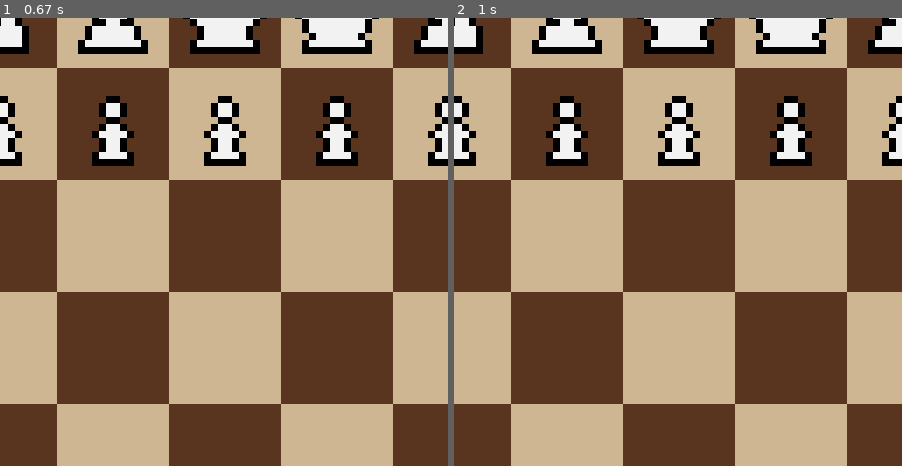
Above: before the commit, frames 1-2 (left to right).
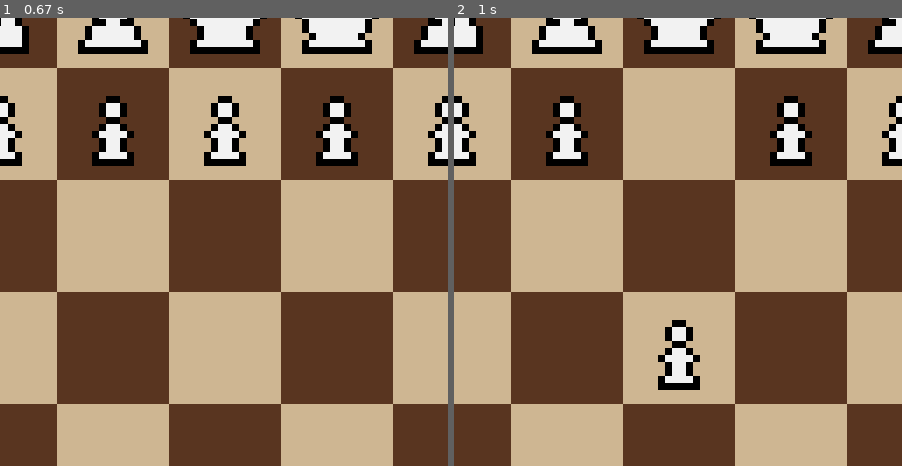
Above: after the commit, the same moments.

Repository: joshua-domantay/pygame-chess
Game: pygame game, started from main.py
Two runs of this game, one before a commit and one after it. Both use one fixed random seed, a clock stepped at 60 frames per second and the inputs below.
Inputs (mouse positions are % of the whole screen's width and height, from its top left):
- Up to frame 1 (0.67 s): type "y (at the terminal prompt)" at 0 s; type "10 (at the terminal prompt)" at 0 s; press the mouse at (44, 19) at 0.37 s; move the mouse to (45, 21) at 0.47 s; release the mouse at (46, 23) at 0.6 s
- Up to frame 2 (1 s): click (42, 46) at 0.72 s
The pictures show only the part of the screen within x 19-69%, y 7-57%; the shares and areas given below are measured in that part.

Frame 1 is identical in both runs. In frame 2, 2.1% of the frame differs, in the area x 45-55%, y 17-84%.

Commit message:
Added Pawn moves. Need to add en passant

Diff:
--- a/main.py
+++ b/main.py
@@ -38,32 +38,32 @@
             row = []
             if((i == 0) or (i == 7)):
                 Rook(self, color, 0, i)
-                row.append("rook")
+                row.append(color + " rook")
                 Knight(self, color, 1, i)
-                row.append("knight")
+                row.append(color + " knight")
                 Bishop(self, color, 2, i)
-                row.append("bishop")
+                row.append(color + " bishop")
                 if(blackTop):
                     Queen(self, color, 3, i)
-                    row.append("queen")
+                    row.append(color + " queen")
                     King(self, color, 4, i)
-                    row.append("king")
+                    row.append(color + " king")
                 else:
                     King(self, color, 3, i)
-                    row.append("king")
+                    row.append(color + " king")
                     Queen(self, color, 4, i)
-                    row.append("queen")
+                    row.append(color + " queen")
                 Bishop(self, color, 5, i)
-                row.append("bishop")
+                row.append(color + " bishop")
                 Knight(self, color, 6, i)
-                row.append("knight")
+                row.append(color + " knight")
                 Rook(self, color, 7, i)
-                row.append("rook")
+                row.append(color + " rook")
                 swap += 1
             elif((i == 1) or (i == 6)):
                 for j in range(8):
                     Pawn(self, color, dir, j, i)
-                    row.append("pawn")
+                    row.append(color + " pawn")
                 swap += 1
             else:
                 for j in range(8):
@@ -85,6 +85,8 @@
         self.playing = True
         self.all_sprites = pg.sprite.Group()
         self.generate_chess_matrix()
+        self.turnColor = "white"
+        self.selectedPiece = None
         self.run()
 
     def run(self):
@@ -96,6 +98,24 @@
     def update(self):
         pass
 
+    def get_enemy_moves(self):
+        for i in self.all_sprites:
+            if(i.color == self.turnColor):
+                i.get_moves()
+
+    def end_move(self):
+        if(self.turnColor == "white"):
+            self.turnColor = "black"
+        else:
+            self.turnColor = "white"
+        self.selectedPiece = None
+        self.get_enemy_moves()      # To prevent King from moving on a capture tile
+
+    def move_piece(self, move):
+        self.chessMatrix[self.selectedPiece.y][self.selectedPiece.x] = " "
+        self.chessMatrix[move[1]][move[0]] = (self.selectedPiece.color + " " + self.selectedPiece.piece)
+        self.selectedPiece.move(move[0], move[1])
+
     def event_quit(self, event):
         if(event.type == pg.QUIT):
             pg.quit()
@@ -104,6 +124,29 @@
             if(event.key == pg.K_ESCAPE):
                 pg.quit()
                 quit()
+        if(event.type == pg.MOUSEBUTTONUP):
+            pos = pg.mouse.get_pos()
+            if(self.selectedPiece == None):
+                for i in self.all_sprites:
+                    if(i.rect.collidepoint(pos)):
+                        if(i.color == self.turnColor):
+                            i.get_moves()
+                            self.selectedPiece = i
+            else:
+                move = (int(pos[0] / self.tilesize), int(pos[1] / self.tilesize))
+                validMove = False
+                for i in self.selectedPiece.possibleMoves:
+                    if(move == i):
+                        for i in self.all_sprites:
+                            if(i.rect.collidepoint(pos)):
+                                i.kill()
+
+                        self.move_piece(move)
+                        self.end_move()
+                        validMove = True
+                        break
+                if(not validMove):
+                    self.selectedPiece = None
 
     def events(self):
         for event in pg.event.get():
--- a/sprites.py
+++ b/sprites.py
@@ -17,20 +17,33 @@
         image.blit(self.sheet, (0, 0), (x, y, w, h))
         return image
 
+def check_move_bounds(move):
+    if(((move[0] >= 0) and (move[0] <= 7)) and ((move[1] >= 0) and (move[1] <= 7))):
+        return True
+    return False
+
+def reset_moves(chessPiece):
+    chessPiece.possibleMoves.clear()
+    chessPiece.captureMoves.clear()
+
 class Pawn(pg.sprite.Sprite):
     def __init__(self, game, color, dir, x, y):
         pg.sprite.Sprite.__init__(self, game.all_sprites)
+        self.x = x
+        self.y = y
         self.game = game
         self.piece = "pawn"
         self.color = color
         self.dir = dir
-        self.load_data(x, y)
-
-    def load_data(self, x, y):
-        self.get_image()
-        self.update_pos(x, y)
-        self.allMoves = []
-        self.possibleMoves = []
+        self.load_data()
+
+    def load_data(self):
+        self.get_image()
+        self.rect.topleft = (self.x * self.game.tilesize, self.y * self.game.tilesize)
+        self.possibleMoves = []
+        self.captureMoves = []
+        self.moved = False
+        self.moveCount = 0      # Use for en passant
 
     def get_image(self):
         sY = 0
@@ -40,29 +53,66 @@
         self.image = pg.transform.scale(self.image, (self.game.tilesize, self.game.tilesize))
         self.rect = self.image.get_rect()
 
-    def update_pos(self, x, y):
-        self.rect.topleft = (x * self.game.tilesize, y * self.game.tilesize)
-
-    def get_moves(self):
-        self.reset_moves()
-
-    def reset_moves(self):
-        self.allMoves.clear()
-        self.possibleMoves.clear()
+    def move(self, x, y):
+        self.x = x
+        self.y = y
+        self.moved = True
+        self.moveCount += 1
+        self.rect.topleft = (x * self.game.tilesize, y * self.game.tilesize)
+
+    def get_moves(self):
+        reset_moves(self)
+        if(self.dir == "down"):
+            move = (self.x, (self.y + 1))
+            self.check_move(move, False)
+            if(not self.moved):     # 2 moves forward
+                move = (self.x, (self.y + 2))
+                self.check_move(move, False)
+
+            # Capture moves
+            move = ((self.x - 1), (self.y + 1))
+            self.check_move(move, True)
+            move = ((self.x + 1), (self.y + 1))
+            self.check_move(move, True)
+        else:
+            move = (self.x, (self.y - 1))
+            self.check_move(move, False)
+            if(not self.moved):     # 2 moves forward
+                move = (self.x, (self.y - 2))
+                self.check_move(move, False)
+
+            # Capture moves
+            move = ((self.x - 1), (self.y - 1))
+            self.check_move(move, True)
+            move = ((self.x + 1), (self.y - 1))
+            self.check_move(move, True)
+
+    def check_move(self, move, capture):
+        if(check_move_bounds(move)):
+            if capture:
+                self.captureMoves.append(move)
+                if(self.game.chessMatrix[move[1]][move[0]] != " "):
+                    self.possibleMoves.append(move)
+            else:
+                if(self.game.chessMatrix[move[1]][move[0]] == " "):
+                    self.possibleMoves.append(move)
 
 class Rook(pg.sprite.Sprite):
     def __init__(self, game, color, x, y):
         pg.sprite.Sprite.__init__(self, game.all_sprites)
+        self.x = x
+        self.y = y
         self.game = game
         self.piece = "rook"
         self.color = color
-        self.load_data(x, y)
-
-    def load_data(self, x, y):
-        self.get_image()
-        self.update_pos(x, y)
-        self.allMoves = []
-        self.possibleMoves = []
+        self.load_data()
+
+    def load_data(self):
+        self.get_image()
+        self.rect.topleft = (self.x * self.game.tilesize, self.y * self.game.tilesize)
+        self.possibleMoves = []
+        self.captureMoves = []      # all moves
+        self.moved = False
 
     def get_image(self):
         sY = 0
@@ -72,29 +122,33 @@
         self.image = pg.transform.scale(self.image, (self.game.tilesize, self.game.tilesize))
         self.rect = self.image.get_rect()
 
-    def update_pos(self, x, y):
-        self.rect.topleft = (x * self.game.tilesize, y * self.game.tilesize)
-
-    def get_moves(self):
-        self.reset_moves()
-
-    def reset_moves(self):
-        self.allMoves.clear()
-        self.possibleMoves.clear()
+    def move(self, x, y):
+        self.x = x
+        self.y = y
+        self.moved = True
+        self.rect.topleft = (x * self.game.tilesize, y * self.game.tilesize)
+
+    def get_moves(self):
+        reset_moves(self)
+
+    def check_move(self, move):
+        pass
 
 class Knight(pg.sprite.Sprite):
     def __init__(self, game, color, x, y):
         pg.sprite.Sprite.__init__(self, game.all_sprites)
+        self.x = x
+        self.y = y
         self.game = game
         self.piece = "knight"
         self.color = color
-        self.load_data(x, y)
-
-    def load_data(self, x, y):
-        self.get_image()
-        self.update_pos(x, y)
-        self.allMoves = []
-        self.possibleMoves = []
+        self.load_data()
+
+    def load_data(self):
+        self.get_image()
+        self.move(self.x, self.y)
+        self.possibleMoves = []
+        self.captureMoves = []      # all moves
 
     def get_image(self):
         sY = 0
@@ -104,29 +158,32 @@
         self.image = pg.transform.scale(self.image, (self.game.tilesize, self.game.tilesize))
         self.rect = self.image.get_rect()
 
-    def update_pos(self, x, y):
-        self.rect.topleft = (x * self.game.tilesize, y * self.game.tilesize)
-
-    def get_moves(self):
-        self.reset_moves()
-
-    def reset_moves(self):
-        self.allMoves.clear()
-        self.possibleMoves.clear()
+    def move(self, x, y):
+        self.x = x
+        self.y = y
+        self.rect.topleft = (x * self.game.tilesize, y * self.game.tilesize)
+
+    def get_moves(self):
+        reset_moves(self)
+
+    def check_move(self, move):
+        pass
 
 class Bishop(pg.sprite.Sprite):
     def __init__(self, game, color, x, y):
         pg.sprite.Sprite.__init__(self, game.all_sprites)
+        self.x = x
+        self.y = y
         self.game = game
         self.piece = "bishop"
         self.color = color
-        self.load_data(x, y)
-
-    def load_data(self, x, y):
-        self.get_image()
-        self.update_pos(x, y)
-        self.allMoves = []
-        self.possibleMoves = []
+        self.load_data()
+
+    def load_data(self):
+        self.get_image()
+        self.move(self.x, self.y)
+        self.possibleMoves = []
+        self.captureMoves = []      # all moves
 
     def get_image(self):
         sY = 0
@@ -136,29 +193,32 @@
         self.image = pg.transform.scale(self.image, (self.game.tilesize, self.game.tilesize))
         self.rect = self.image.get_rect()
 
-    def update_pos(self, x, y):
-        self.rect.topleft = (x * self.game.tilesize, y * self.game.tilesize)
-
-    def get_moves(self):
-        self.reset_moves()
-
-    def reset_moves(self):
-        self.allMoves.clear()
-        self.possibleMoves.clear()
+    def move(self, x, y):
+        self.x = x
+        self.y = y
+        self.rect.topleft = (x * self.game.tilesize, y * self.game.tilesize)
+
+    def get_moves(self):
+        reset_moves(self)
+
+    def check_move(self, move):
+        pass
 
 class Queen(pg.sprite.Sprite):
     def __init__(self, game, color, x, y):
         pg.sprite.Sprite.__init__(self, game.all_sprites)
+        self.x = x
+        self.y = y
         self.game = game
         self.piece = "queen"
         self.color = color
-        self.load_data(x, y)
-
-    def load_data(self, x, y):
-        self.get_image()
-        self.update_pos(x, y)
-        self.allMoves = []
-        self.possibleMoves = []
+        self.load_data()
+
+    def load_data(self):
+        self.get_image()
+        self.move(self.x, self.y)
+        self.possibleMoves = []
+        self.captureMoves = []      # all moves
 
     def get_image(self):
         sY = 0
@@ -168,29 +228,33 @@
         self.image = pg.transform.scale(self.image, (self.game.tilesize, self.game.tilesize))
         self.rect = self.image.get_rect()
 
-    def update_pos(self, x, y):
-        self.rect.topleft = (x * self.game.tilesize, y * self.game.tilesize)
-
-    def get_moves(self):
-        self.reset_moves()
-
-    def reset_moves(self):
-        self.allMoves.clear()
-        self.possibleMoves.clear()
+    def move(self, x, y):
+        self.x = x
+        self.y = y
+        self.rect.topleft = (x * self.game.tilesize, y * self.game.tilesize)
+
+    def get_moves(self):
+        reset_moves(self)
+
+    def check_move(self, move):
+        pass
 
 class King(pg.sprite.Sprite):
     def __init__(self, game, color, x, y):
         pg.sprite.Sprite.__init__(self, game.all_sprites)
+        self.x = x
+        self.y = y
         self.game = game
         self.piece = "king"
         self.color = color
-        self.load_data(x, y)
-
-    def load_data(self, x, y):
-        self.get_image()
-        self.update_pos(x, y)
-        self.allMoves = []
-        self.possibleMoves = []
+        self.load_data()
+
+    def load_data(self):
+        self.get_image()
+        self.rect.topleft = (self.x * self.game.tilesize, self.y * self.game.tilesize)
+        self.possibleMoves = []
+        self.captureMoves = []      # all moves
+        self.moved = False
 
     def get_image(self):
         sY = 0
@@ -200,12 +264,14 @@
         self.image = pg.transform.scale(self.image, (self.game.tilesize, self.game.tilesize))
         self.rect = self.image.get_rect()
 
-    def update_pos(self, x, y):
-        self.rect.topleft = (x * self.game.tilesize, y * self.game.tilesize)
-
-    def get_moves(self):
-        self.reset_moves()
-
-    def reset_moves(self):
-        self.allMoves.clear()
-        self.possibleMoves.clear()
+    def move(self, x, y):
+        self.x = x
+        self.y = y
+        self.moved = True
+        self.rect.topleft = (x * self.game.tilesize, y * self.game.tilesize)
+
+    def get_moves(self):
+        reset_moves(self)
+
+    def check_move(self, move):
+        pass
